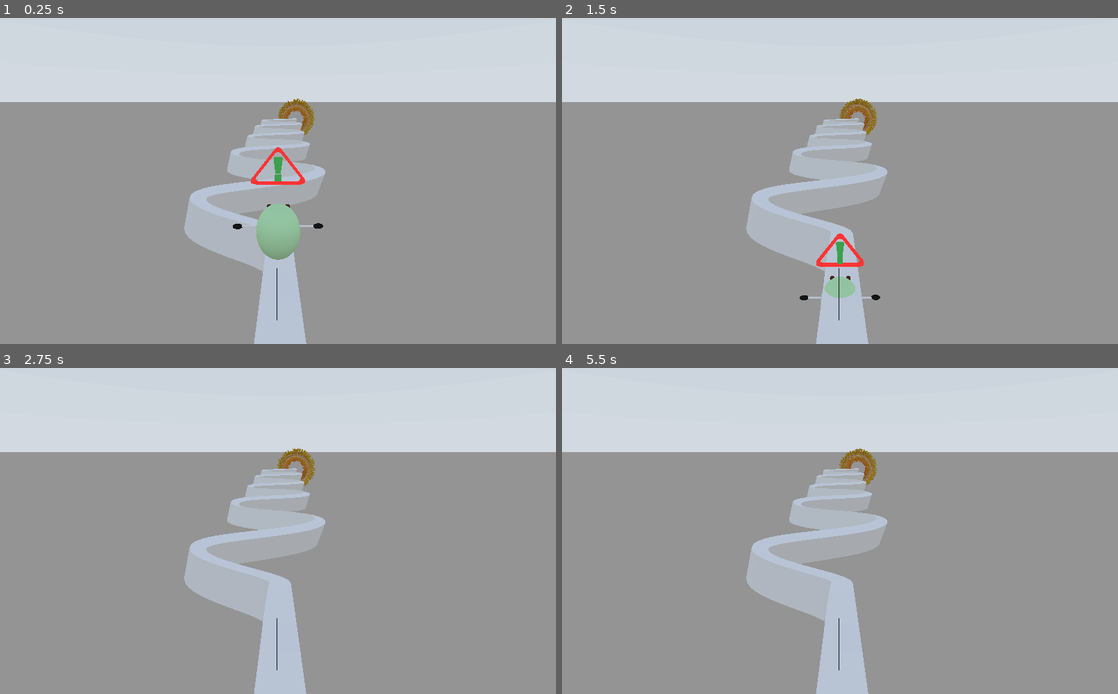
Above: before the commit, frames 1-4 (two rows, left to right).
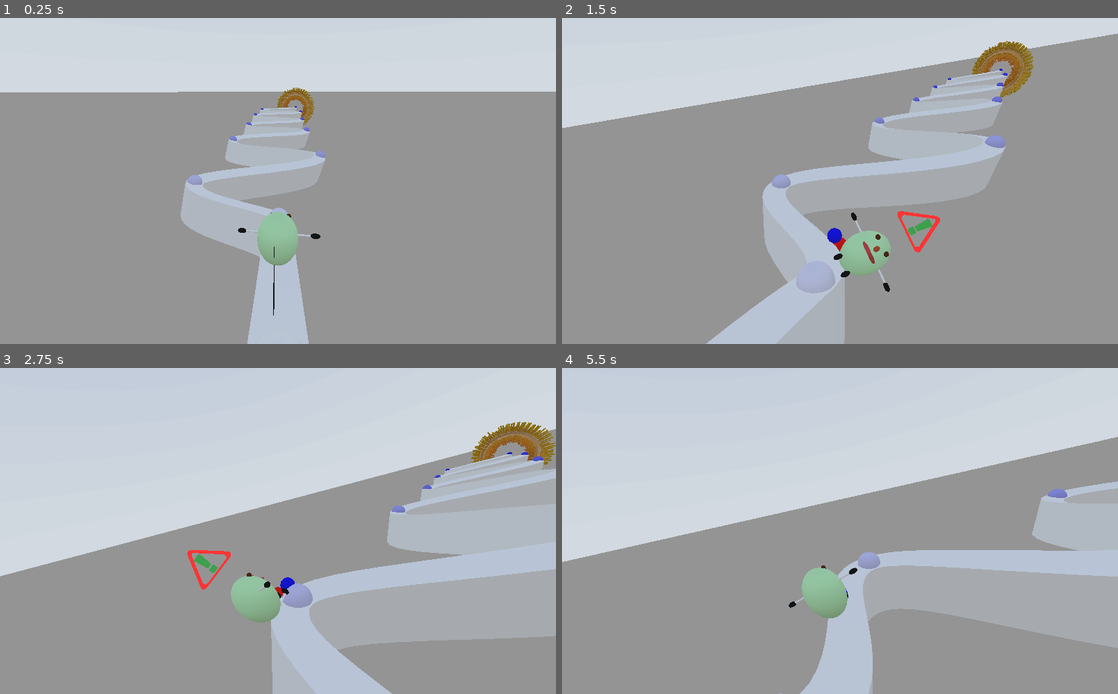
Above: after the commit, the same moments.

Repository: kevinms/godot-wild-jam-28
Game: Godot game, scene res://World.tscn
Same seed, same stepped clock (60 frames per second), same inputs: the game is played once before the commit and once after it. This scene is started directly instead of the project's main scene. A sky picture missing from this copy of the repository is replaced by a grey-blue gradient.
Inputs:
- Up to frame 1 (0.25 s): no input
- Up to frame 2 (1.5 s): tap Enter (ui_accept) at 0.5, 0.77 s; hold Right (ui_right) 0.53-1.28 s; hold Left (ui_left) from 1.28 s (still down)
- Up to frame 3 (2.75 s): tap Enter (ui_accept) at 1.52 s; release Left (ui_left) at 2.03 s; hold Right (ui_right) from 2.03 s (still down)
- Up to frame 4 (5.5 s): tap Enter (ui_accept) at 3.02, 3.77, 4.52 s; release Right (ui_right) at 3.53 s; hold Left (ui_left) from 3.53 s (still down)

The runs differ from the first frame. In frame 1, 7.6% of the frame differs, in the area x 0-100%, y 21-100%; in frame 2, 25%; in frame 3, 44%, in the area x 0-100%, y 16-100%; in frame 4, 35%.
Error before the commit: Invalid call. Nonexistent function 'get_point_count' in base 'Nil'. (res://World.gd:21)

Commit message:
Updated a few places in the code still references in the CSV files.

Diff:
--- a/Level2.tscn
+++ b/Level2.tscn
@@ -29,7 +29,7 @@
 
 func _ready():
 	Global.game_over = false
-	curve = Util.CurveFromCsvFile(\"res://levels/curvature-test.csv\")
+	curve = Util.CurveFromCsvFile(\"res://levels/curvature-test.txt\")
 
 	for i in curve.get_point_count():
 		create_dot(curve.get_point_position(i), 0.4, Color.white.linear_interpolate(Color(0,0,1), float(i) / curve.get_point_count()))
--- a/World.gd
+++ b/World.gd
@@ -16,7 +16,7 @@
 
 func _ready():
 	Global.game_over = false
-	curve = Util.CurveFromCsvFile("res://levels/curvature-test.csv")
+	curve = Util.CurveFromCsvFile("res://levels/curvature-test.txt")
 
 	for i in curve.get_point_count():
 		create_dot(curve.get_point_position(i), 0.4, Color.white.linear_interpolate(Color(0,0,1), float(i) / curve.get_point_count()))
